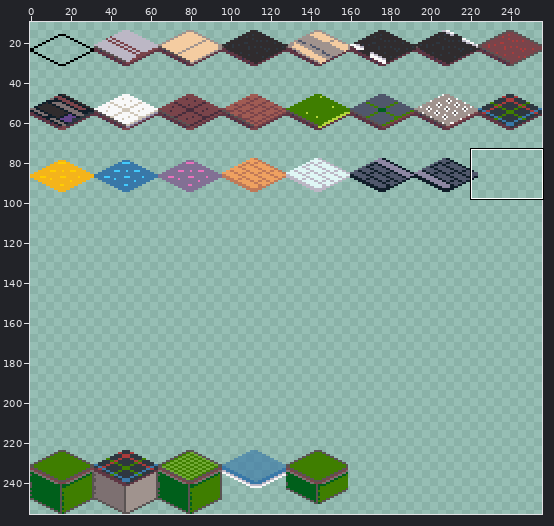
File history of a sprite sheet, res/floors.png. The first picture is a wide view before the edit; the outline marks the close-up.
Close-up. The starting point:
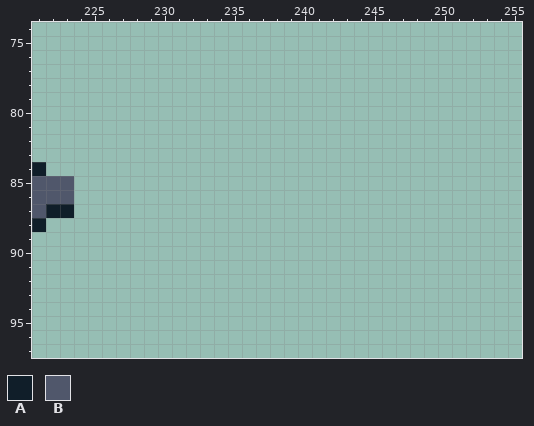
The file is 256x256 pixels. Pixels under 10% opacity are left out. Colours within 5 levels of each other are drawn and written as one. Shown: x 221..255, y 74..97. The wide view leaves out empty margins. The commit also changed other parts of the picture, which this record leaves out.
Palette (. is transparent): A #101e29  B #50576b
Pixels before, first column x 221:
84 A..
85 BBB
86 BBB
87 BAA
88 A..
After:
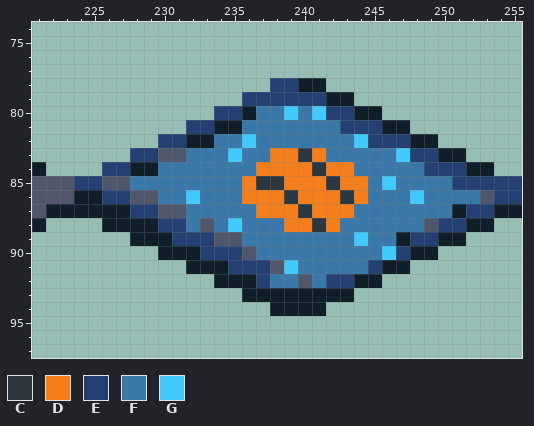
Colours new in this view: C #2e3740  D #f47e1b  E #243f72  F #3978a8  G #42cafd
Diff:
y 78: x 238..241 .... -> EEAA
y 79: x 236..243 ........ -> EEEEEEAA
y 80: x 234..245 ............ -> EEAFFGFGEEAA
y 81: x 232..247 ................ -> EEAAFFFFFFFEEEAA
y 82: x 230..249 .................... -> EEAAFFGFFFFFFFGEEEAA
y 83: x 228..251 ........................ -> EEBBFFFGFFDDCDFFFFFGEEAA
y 84: x 226..253 ............................ -> EEAAFFFFFFFDDDDCDDFFFFFEEEAA
y 85: x 224..255 ................................ -> EEBBFFFFFFFFDCCDDDCDDFGFFFFEEEEE
y 86: x 224..255 ................................ -> AAEEBBFFGFFFDDDCDDDCDFFFGFFFFBEE
y 87: x 224..255 ................................ -> AAAAEEBBFFFFFDDDCDDDFFFFFFFAEEAA
y 88: x 226..253 ............................ -> AAAAEEFBFGFFFDDCDFFFFFFBEEAA
y 89: x 228..251 ........................ -> AAAEEEBBFFFFFFFFGFFAEEAA
y 90: x 230..249 .................... -> AAAEEEBFFFFFFFFFGEAA
y 91: x 232..247 ................ -> AAAEEEBGFFFFFEAA
y 92: x 234..245 ............ -> AAAEFFBFEEAA
y 93: x 236..243 ........ -> AAAAAAAA
y 94: x 238..241 .... -> AAAA
